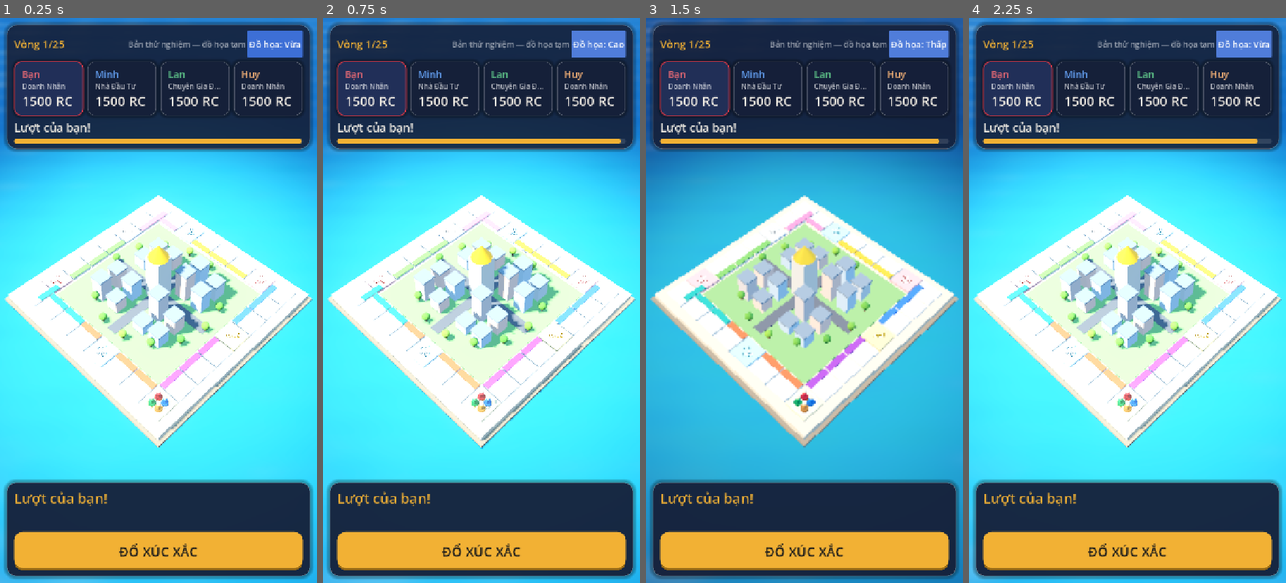
Above: before the commit, frames 1-4 (left to right).
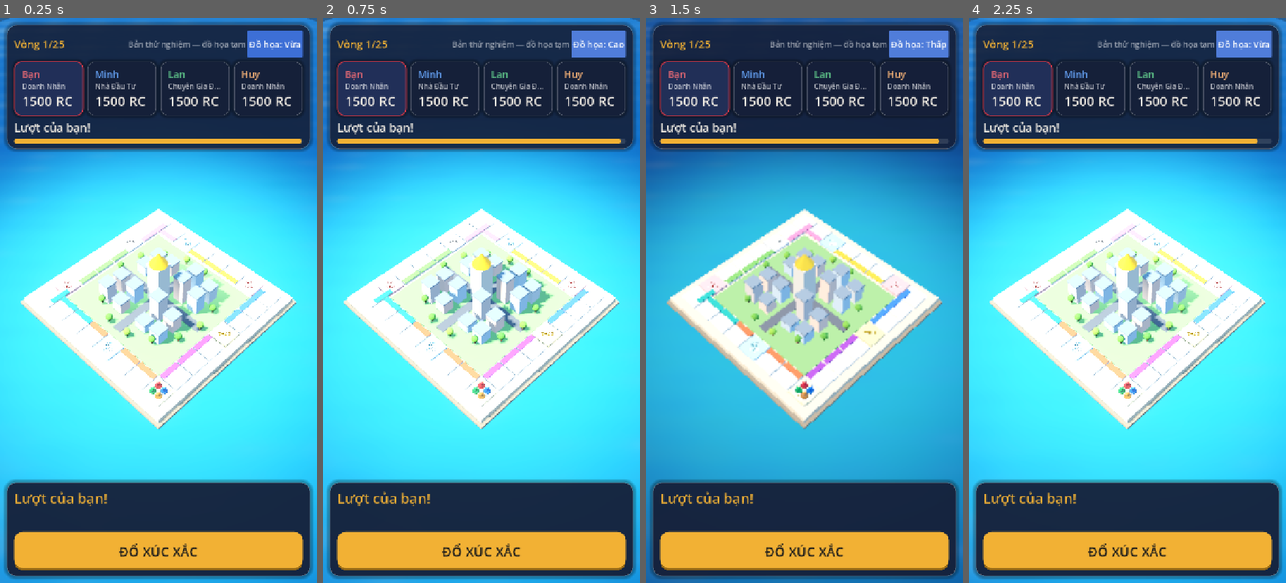
Above: after the commit, the same moments.

Repository: phamhoanganhtuan03121988-cmd/empire-rush
Game: Godot game, scene res://scenes/main.tscn
Same seed, same stepped clock (60 frames per second), same inputs: the game is played once before the commit and once after it.
Inputs:
- Up to frame 1 (0.25 s): no input
- Up to frame 2 (0.75 s): click "Đồ họa: Vừa" at 0.5 s
- Up to frame 3 (1.5 s): click "Đồ họa: Cao" at 1.25 s
- Up to frame 4 (2.25 s): click "Đồ họa: Thấp" at 2 s

The runs differ from the first frame. In frame 1, 19% of the frame differs, in the area x 0-100%, y 0-100%; in frame 2, 19%; in frame 3, 15%; in frame 4, 19%.

Commit message:
M2 WIP: numeric camera framing, landscape insets, render stats flag
Co-Authored-By: Claude Opus 5.5 <noreply@anthropic.com>
Claude-Session: https://claude.ai/code/session_012STq8fnmGhbS4thLYmropE

Diff:
--- a/client/scripts/main.gd
+++ b/client/scripts/main.gd
@@ -4,6 +4,7 @@
 ##   --players=N --seed=S --quality=low|medium|high --notch (emulate iPhone
 ##   safe area) --autoplay (HUD autopilot plays seat 0) --timescale=X
 ##   --telemetry=PATH --shots=DIR --shot-every=SECONDS --quit-on-end
+##   --stats=FRAMES (print render statistics once after N frames)
 extends Node3D
 
 const CHARACTERS := ["TYCOON", "INVESTOR", "NEGOTIATOR", "TYCOON"]
@@ -186,7 +187,22 @@
 		get_tree().quit()
 
 
+var _stats_t := 0.0
+var _stats_done := false
+
+
 func _process(delta: float) -> void:
+	if args.has("stats") and not _stats_done:
+		_stats_t += 1.0
+		if _stats_t > float(args["stats"]):
+			_stats_done = true
+			var rs := RenderingServer
+			print("RENDER_STATS draw_calls=%d objects=%d primitives=%d video_mem_mb=%.1f fps=%.1f adapter=%s resolution=%s" % [
+				rs.get_rendering_info(RenderingServer.RENDERING_INFO_TOTAL_DRAW_CALLS_IN_FRAME),
+				rs.get_rendering_info(RenderingServer.RENDERING_INFO_TOTAL_OBJECTS_IN_FRAME),
+				rs.get_rendering_info(RenderingServer.RENDERING_INFO_TOTAL_PRIMITIVES_IN_FRAME),
+				rs.get_rendering_info(RenderingServer.RENDERING_INFO_VIDEO_MEM_USED) / 1048576.0,
+				Engine.get_frames_per_second(), rs.get_video_adapter_name(), str(get_viewport().get_visible_rect().size)])
 	if args.has("shots"):
 		_shot_t += delta
 		if _shot_t >= float(args.get("shot-every", "5")):
--- a/client/scripts/presentation/camera_rig.gd
+++ b/client/scripts/presentation/camera_rig.gd
@@ -1,39 +1,66 @@
-## Fixed isometric-style camera that frames the whole board in the free area
-## between HUD panels, for portrait and landscape.
+## Fixed isometric-style camera that frames the whole board inside the free
+## screen area left by the HUD (portrait or landscape). Framing is solved
+## numerically by projecting the board's extreme points, so perspective
+## (the near corner looks bigger) is accounted for.
 class_name CameraRig
 extends Camera3D
 
 const YAW := 45.0
-const PITCH := 52.0
-const BOARD_HALF_DIAG := 6.5  # 9 m skirt rotated 45° plus margin
+const PITCH := 50.0
+const HALF := 4.6     # board skirt half-size (m)
+const TALL := 1.6     # tallest building height (m)
+const MARGIN := 0.03  # fraction of the free area kept empty around the board
+
+var _points: Array[Vector3] = []
+
+
+func _ready() -> void:
+	for x in [-HALF, HALF]:
+		for z in [-HALF, HALF]:
+			_points.append(Vector3(x, -0.4, z))
+			_points.append(Vector3(x, TALL, z))
 
 
 func frame(insets: Dictionary) -> void:
 	var vp := get_viewport().get_visible_rect().size
-	var portrait := vp.y > vp.x
-	fov = 34.0
-	keep_aspect = Camera3D.KEEP_WIDTH if portrait else Camera3D.KEEP_HEIGHT
-	var free_w: float = 1.0 - insets.get("left", 0.0) - insets.get("right", 0.0)
-	var free_h: float = 1.0 - insets.get("top", 0.0) - insets.get("bottom", 0.0)
-	var aspect := vp.x / vp.y
-	# Half-angles of the free region.
-	var h_half: float
-	var v_half: float
-	if portrait:
-		h_half = deg_to_rad(fov * 0.5)
-		v_half = atan(tan(h_half) / aspect)
-	else:
-		v_half = deg_to_rad(fov * 0.5)
-		h_half = atan(tan(v_half) * aspect)
-	var need_w := BOARD_HALF_DIAG / tan(h_half) / maxf(free_w, 0.2)
-	var need_h := BOARD_HALF_DIAG * sin(deg_to_rad(PITCH)) / tan(v_half) / maxf(free_h, 0.2) + 1.5
-	var dist := maxf(need_w, need_h)
+	keep_aspect = Camera3D.KEEP_WIDTH if vp.y > vp.x else Camera3D.KEEP_HEIGHT
+	fov = 32.0
+	var free := Rect2(vp.x * insets.get("left", 0.0), vp.y * insets.get("top", 0.0), 0, 0)
+	free.size = Vector2(vp.x * (1.0 - insets.get("left", 0.0) - insets.get("right", 0.0)),
+		vp.y * (1.0 - insets.get("top", 0.0) - insets.get("bottom", 0.0)))
+	free = free.grow_individual(-free.size.x * MARGIN, -free.size.y * MARGIN, -free.size.x * MARGIN, -free.size.y * MARGIN)
+	var lo := 4.0
+	var hi := 120.0
+	for i in 28:
+		var mid := (lo + hi) * 0.5
+		if _fits(mid, free, vp):
+			hi = mid
+		else:
+			lo = mid
+	_place(hi, free, vp)
+
+
+func _place(dist: float, free: Rect2, vp: Vector2) -> Rect2:
+	h_offset = 0.0
+	v_offset = 0.0
 	var dir := Basis.from_euler(Vector3(deg_to_rad(-PITCH), deg_to_rad(YAW), 0)) * Vector3(0, 0, 1)
-	look_at_from_position(dir * dist, Vector3(0, 0.3, 0))
-	# Shift the image so the board centre sits in the middle of the free area.
-	var cy: float = insets.get("bottom", 0.0) - insets.get("top", 0.0)
-	var cx: float = insets.get("right", 0.0) - insets.get("left", 0.0)
-	var half_h_world := tan(v_half) * dist
-	var half_w_world := tan(h_half) * dist
-	v_offset = -cy * half_h_world
-	h_offset = cx * half_w_world
+	look_at_from_position(dir * dist, Vector3(0, 0.2, 0))
+	var bb := _bbox()
+	# Shift the frustum so the board's projected box is centred in `free`.
+	var px_per_m := (vp.x if keep_aspect == Camera3D.KEEP_WIDTH else vp.y) * 0.5 / (dist * tan(deg_to_rad(fov * 0.5)))
+	var shift := free.get_center() - bb.get_center()
+	h_offset = -shift.x / px_per_m
+	v_offset = shift.y / px_per_m
+	return _bbox()
+
+
+func _fits(dist: float, free: Rect2, vp: Vector2) -> bool:
+	var bb := _place(dist, free, vp)
+	return free.grow(1.0).encloses(bb)
+
+
+func _bbox() -> Rect2:
+	var bb := Rect2(unproject_position(_points[0]), Vector2.ZERO)
+	for p in _points:
+		bb = bb.expand(unproject_position(p))
+	return bb
--- a/client/scripts/ui/game_hud.gd
+++ b/client/scripts/ui/game_hud.gd
@@ -234,8 +234,8 @@
 		_width(_top, top_w - m * 2)
 		_action_panel.position = Vector2(s.position.x + s.size.x * 0.58, s.position.y + m)
 		_width(_action_panel, s.size.x * 0.42 - m)
-		_toasts.position = s.position + Vector2(m, s.size.y * 0.55)
-		_width(_toasts, top_w - m * 2)
+		_toasts.position = Vector2(s.position.x + s.size.x * 0.58, s.position.y + s.size.y * 0.62)
+		_width(_toasts, s.size.x * 0.42 - m)
 	else:
 		_top.position = s.position + Vector2(m, m)
 		_width(_top, s.size.x - m * 2)
@@ -278,11 +278,12 @@
 func board_insets() -> Dictionary:
 	var vp := get_viewport_rect().size
 	if _landscape:
-		return {"top": 0.0, "bottom": 0.0, "right": 1.0 - (_action_panel.position.x / vp.x) + 0.02, "left": 0.0}
+		var s0 := safe_rect()
+		return {"top": (_top.position.y + _top.size.y) / vp.y, "bottom": (vp.y - s0.end.y) / vp.y, "right": 1.0 - (_action_panel.position.x / vp.x) + 0.01, "left": 0.0}
 	# Reserve a fixed band for the action panel so the board does not jump
 	# every time the panel height changes.
 	var s := safe_rect()
-	return {"top": (_top.position.y + _top.size.y) / vp.y, "bottom": (vp.y - s.end.y) / vp.y + 0.27, "left": 0.0, "right": 0.0}
+	return {"top": (_top.position.y + _top.size.y) / vp.y, "bottom": (vp.y - s.end.y) / vp.y + 0.21, "left": 0.0, "right": 0.0}
 
 
 # --- live updates ---------------------------------------------------------------
